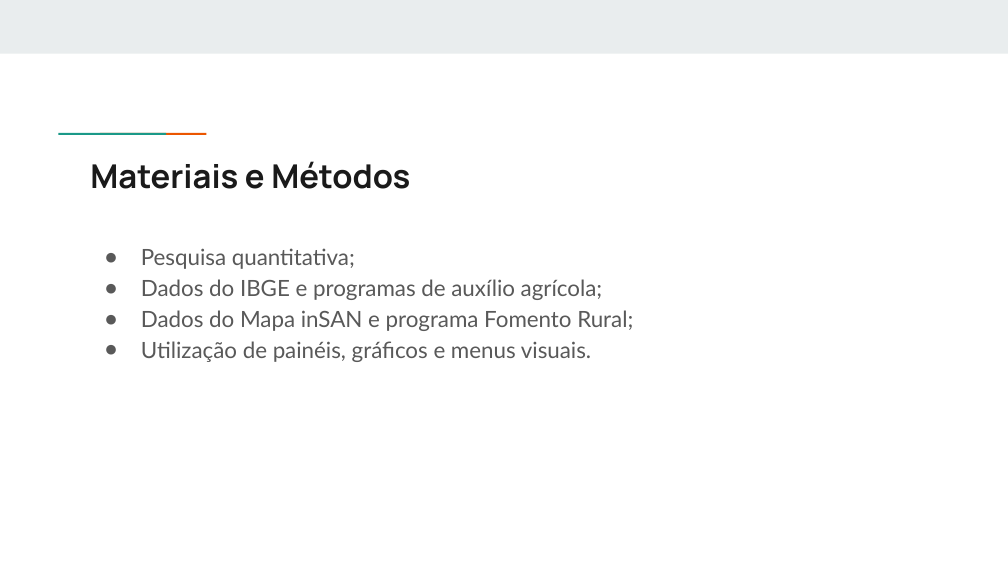
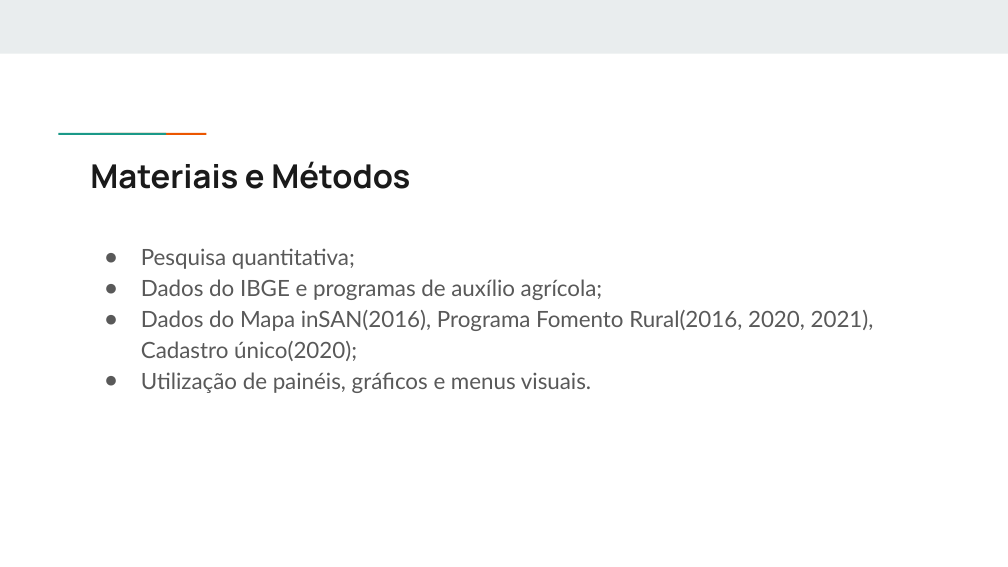
Before and after one commit to Marcos-Sobral/A-Inseguran-a-Alimentar-e-o-combate-a-fome-no-setor-rural, a slide deck: slide 6 of Base dados - 2020/Slide/A Insegurança Alimentar e o combate a fome no setor rural entre 2016 a 2021.pptx. Drawn at 1008x567 pixels with LibreOffice and Linux fonts; fonts in the diff are those of the drawing. Boxes give left, top, right and bottom in pixels: in the first picture for what was removed or moved away, otherwise in the second. Text is boxed around its words. In the diff, an @@ line names an element or a change of style, - is before the commit and + after.

```diff
--- a/Base dados - 2020/Slide/A Insegurança Alimentar e o combate a fome no setor rural entre 2016 a 2021.pptx
+++ b/Base dados - 2020/Slide/A Insegurança Alimentar e o combate a fome no setor rural entre 2016 a 2021.pptx
@@ text at (x1=141, y1=310, x2=874, y2=361): text changed @@
-● Dados do Mapa inSAN e programa Fomento Rural;
+● Dados do Mapa inSAN(2016), Programa Fomento Rural(2016, 2020, 2021), Cadastro único(2020);
```
Also in this commit, not shown: 5 other slides changed, 2 slides added, 16 other files.
